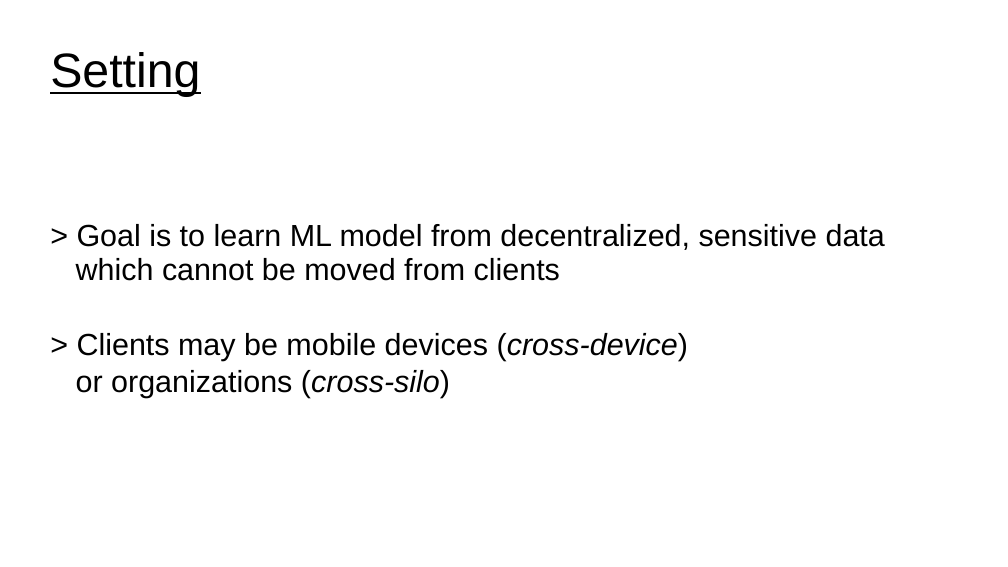
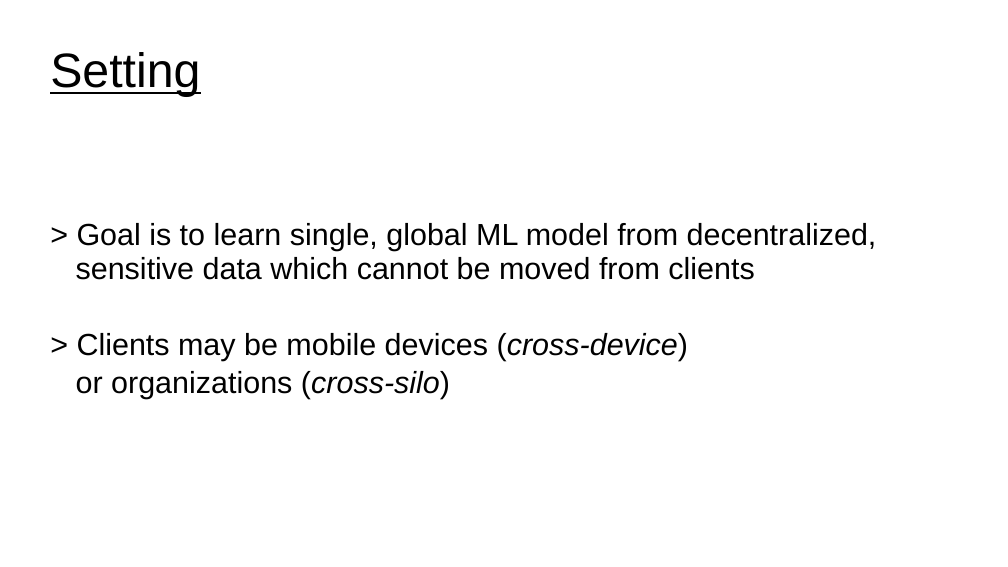
Before and after one commit to UVADS/distributed_computing, a slide deck: slide 5 of 07_distributed_model_training/federated_learning.ppt. Drawn at 1008x567 pixels with LibreOffice and Linux fonts; fonts in the diff are those of the drawing. Boxes give left, top, right and bottom in pixels: in the first picture for what was removed or moved away, otherwise in the second. Text is boxed around its words. In the diff, an @@ line names an element or a change of style, - is before the commit and + after.

```diff
--- a/07_distributed_model_training/federated_learning.ppt
+++ b/07_distributed_model_training/federated_learning.ppt
@@ subtitle at bbox=[76, 223, 877, 280]: text changed @@
-> Goal is to learn ML model from decentralized, sensitive data
-which cannot be moved from clients
+> Goal is to learn single, global ML model from decentralized,
+sensitive data which cannot be moved from clients
```
Also in this commit, not shown: 7 other slides changed, 23 slides added, 5 slides removed.
